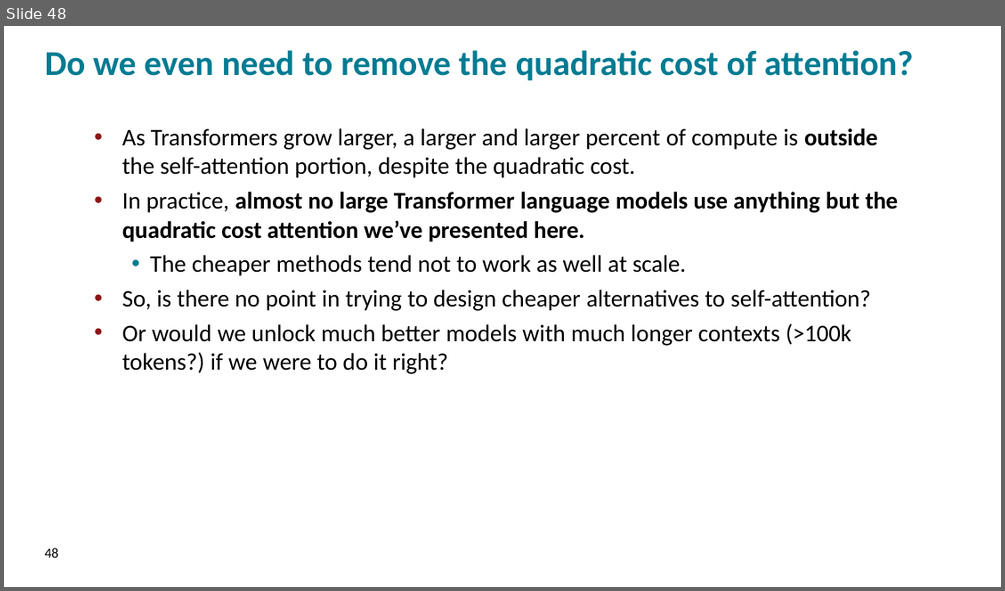
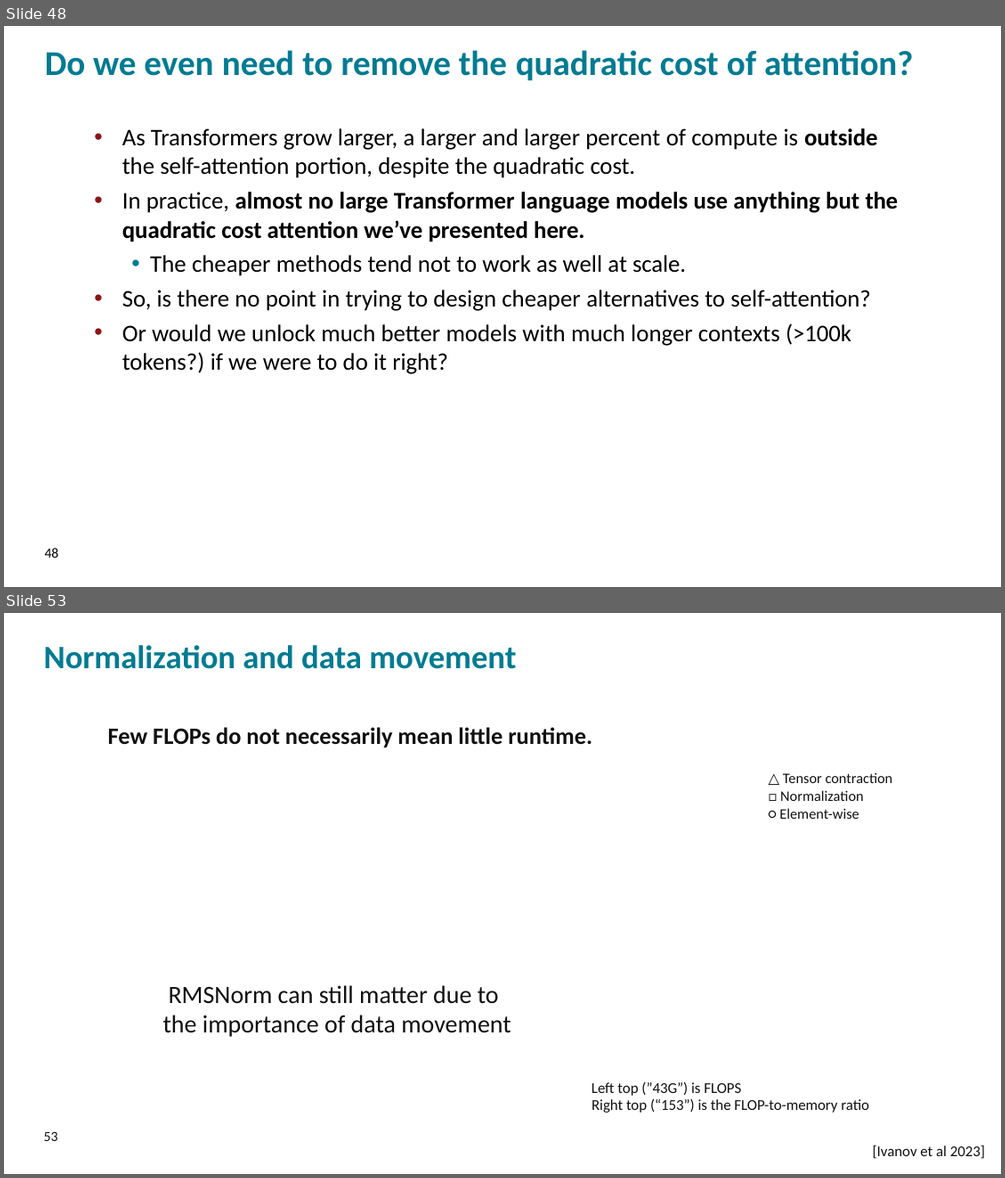
Before and after one commit to FMIPPC/lectures, a slide deck: lecture_03.pptx. Shown one above the other, each under a label of ours: slide 48 before the commit, slides 48 and 53 after it; the slides between them are not shown. The pictures are 1005x591 and 1005x1178 pixels, drawn with LibreOffice and Linux fonts; fonts in the diff are those of the drawing; background and template pictures are left out. Boxes give left, top, right and bottom in pixels: in the first picture for what was removed or moved away, otherwise in the second. Text is boxed around its words. In the diff, an @@ line names an element or a change of style, - is before the commit and + after.

```diff
--- a/lecture_03.pptx
+++ b/lecture_03.pptx
@@ slide 53 added at bbox=[4, 613, 1001, 1174], background picture (left out) @@
@@ text added at bbox=[44, 645, 516, 669], 31.5 pt, text #007B92, bold @@
+Normalization and data movement
@@ text added at bbox=[108, 727, 592, 747], 22.7 pt, text #111111, bold @@
+Few FLOPs do not necessarily mean little runtime.
@@ text added at bbox=[779, 772, 893, 819], 14 pt, text #111111 @@
+△ Tensor contraction
+□ Normalization
+○ Element-wise
@@ text added at bbox=[169, 985, 499, 1004], 24.1 pt, text #111111 @@
+RMSNorm can still matter due to
@@ text added at bbox=[163, 1014, 510, 1037], 24.1 pt, text #111111 @@
+the importance of data movement
@@ text added at bbox=[591, 1082, 741, 1095], 14.4 pt, text #111111 @@
+Left top (”43G”) is FLOPS
@@ text added at bbox=[591, 1099, 869, 1112], 14.4 pt, text #111111 @@
+Right top (“153”) is the FLOP-to-memory ratio
@@ text added at bbox=[44, 1132, 58, 1141], 13.5 pt, text #111111 @@
+53
@@ text added at bbox=[873, 1144, 985, 1159], 14.4 pt, text #111111 @@
+[Ivanov et al 2023]
```
Also in this commit, not shown: 27 other slides added, 3 other files.
